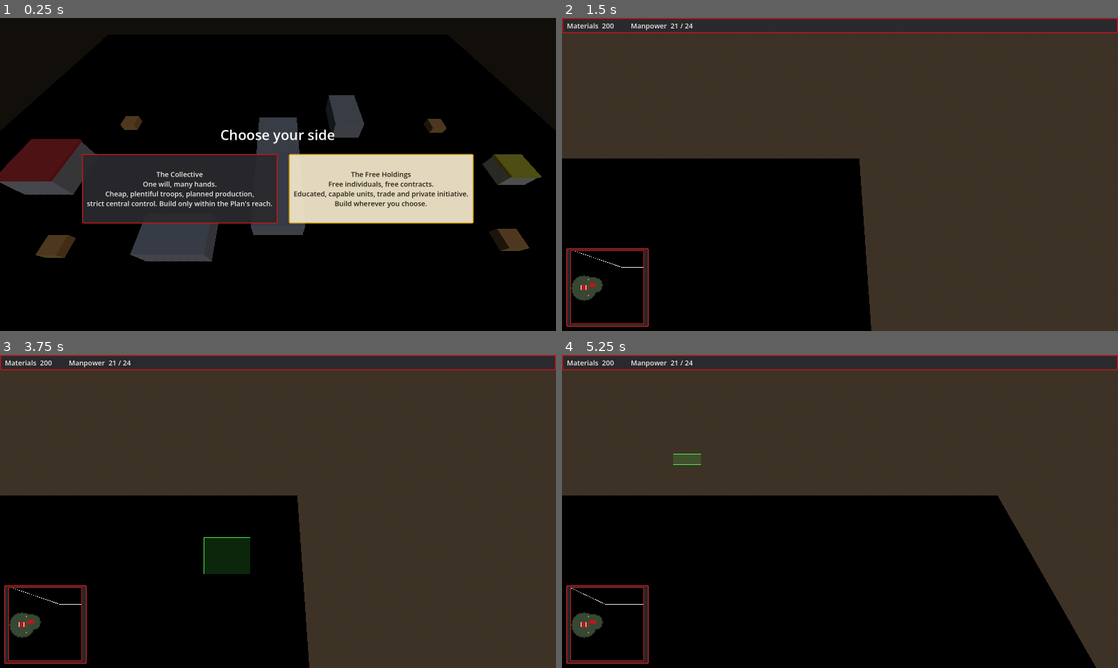
Above: before the commit, frames 1-4 (two rows, left to right).
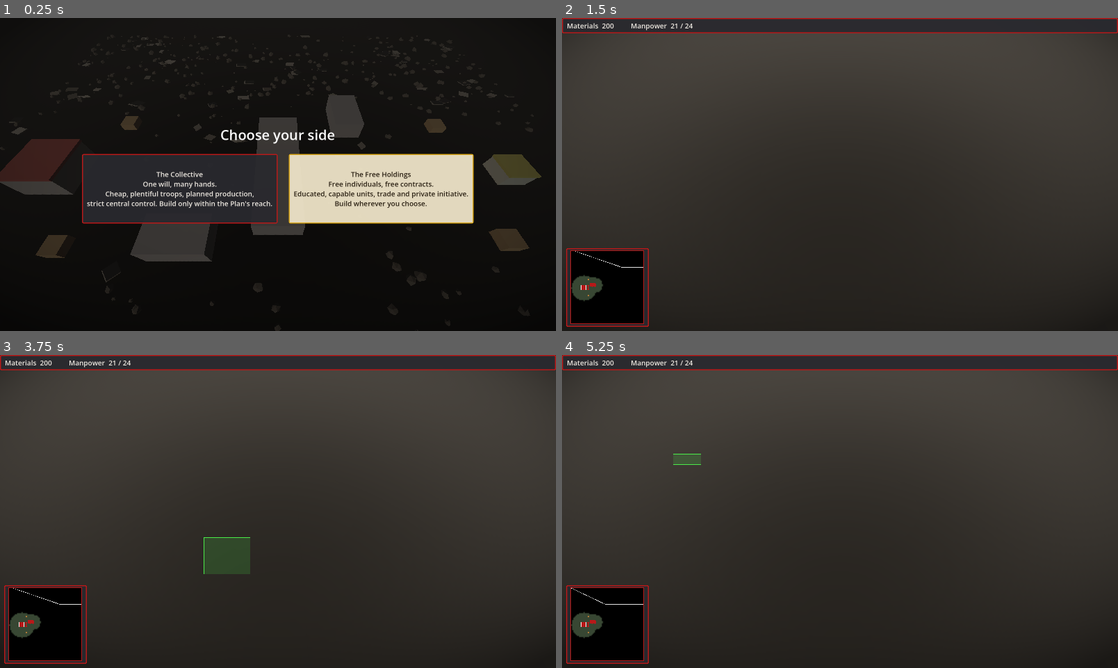
Above: after the commit, the same moments.

Repository: zhqgitc/rtsGameSpike
Game: Godot game, scene res://scenes/main.tscn
Two runs of this game, one before a commit and one after it. Both use one fixed random seed, a clock stepped at 60 frames per second and the inputs below.
Inputs (mouse positions are in pixels of both pictures, inside the frame that each line leads up to):
- Up to frame 1 (0.25 s): no input
- Up to frame 2 (1.5 s): click "The Collective One will, many…" at 0.5 s; tap Enter at 1.25 s; drag from (606, 287) to (895, 105) at 1.27 s
- Up to frame 3 (3.75 s): tap Space at 2 s; drag from (166, 527) to (250, 574) at 2.02 s; move the mouse to (333, 442) at 2.77 s; hold D 2.78-3.5 s; tap 1 at 2.85 s; click (333, 442) at 2.92 s; tap Enter at 3.5 s; drag from (250, 574) to (111, 464) at 3.52 s
- Up to frame 4 (5.25 s): move the mouse to (1006, 558) at 4.27 s; hold A 4.28-5 s; tap 1 at 4.35 s; click (1006, 558) at 4.42 s; drag from (673, 464) to (756, 433) at 5.02 s

The runs differ from the first frame. In frame 1, 3.8% of the frame differs, in the area x 0-96%, y 5-100%; in frame 2, 30%; in frame 3, 30%; in frame 4, 46%, in the area x 0-100%, y 4-100%.

Commit message:
G1: gritty, desaturated world look
Atmosphere node sets up an overcast procedural sky, distance haze, a low warm sun with soft shadows, SSAO, desaturated grading and a vignette (all tunable constants). Terrain gets a procedural world-space shader (ash, dirt and dust patches, grain, detail normals, faint grid) built from generated noise textures, replacing the green placeholder grid. Props scatters rocks and broken concrete slabs in clusters with MultiMesh chunks that the fog of war hides until explored. The map ends in a black border that the haze turns into the horizon.

Co-Authored-By: Claude Sonnet 5.5 <noreply@anthropic.com>

Diff:
--- /dev/null
+++ b/assets/shaders/terrain.gdshader
@@ -0,0 +1,49 @@
+// Ground: scorched, dusty earth. Colour comes from large and small noise
+// sampled in world space (so the same material continues seamlessly onto the
+// skirt around the map), with a faint gameplay grid on top.
+shader_type spatial;
+render_mode diffuse_burley;
+
+uniform sampler2D macro_noise : repeat_enable, filter_linear_mipmap;
+uniform sampler2D detail_noise : repeat_enable, filter_linear_mipmap;
+uniform sampler2D detail_normal : hint_normal, repeat_enable, filter_linear_mipmap;
+
+uniform vec3 ash_color : source_color = vec3(0.15, 0.148, 0.14);
+uniform vec3 dirt_color : source_color = vec3(0.25, 0.225, 0.19);
+uniform vec3 dust_color : source_color = vec3(0.34, 0.32, 0.28);
+
+uniform float macro_scale = 0.011;   // 1 / metres per macro tile
+uniform float detail_scale = 0.32;   // 1 / metres per detail tile
+uniform float grid_size = 4.0;       // metres per grid cell
+uniform float grid_strength = 0.13;  // 0 = no grid
+
+varying vec3 world_pos;
+
+void vertex() {
+	world_pos = (MODEL_MATRIX * vec4(VERTEX, 1.0)).xyz;
+}
+
+void fragment() {
+	vec2 uv = world_pos.xz;
+	float macro = texture(macro_noise, uv * macro_scale).r;
+	float macro_b = texture(macro_noise, uv * macro_scale * 2.7 + vec2(17.0, 31.0)).r;
+	float detail = texture(detail_noise, uv * detail_scale).r;
+
+	// Patches of ash, bare dirt and pale dust.
+	vec3 base = mix(ash_color, dirt_color, smoothstep(0.25, 0.75, macro));
+	base = mix(base, dust_color, smoothstep(0.55, 0.95, macro_b) * 0.45);
+	// Fine grain so the ground never looks flat up close.
+	base *= 0.64 + detail * 0.72;
+
+	// Faint grid, anti-aliased by the screen-space derivative.
+	vec2 cell = uv / grid_size;
+	vec2 g = abs(fract(cell - 0.5) - 0.5) / max(fwidth(cell), vec2(0.0001));
+	float line = 1.0 - clamp(min(g.x, g.y), 0.0, 1.0);
+	base *= 1.0 - line * grid_strength;
+
+	ALBEDO = base;
+	ROUGHNESS = 0.96;
+	SPECULAR = 0.18;
+	NORMAL_MAP = texture(detail_normal, uv * detail_scale).rgb;
+	NORMAL_MAP_DEPTH = 0.9;
+}
--- a/scenes/main.tscn
+++ b/scenes/main.tscn
@@ -14,17 +14,9 @@
 [ext_resource type="Script" path="res://scripts/sim/match_rules.gd" id="14"]
 [ext_resource type="Script" path="res://scripts/ui/hud/end_screen.gd" id="15"]
 [ext_resource type="Script" path="res://scripts/ai/ai_controller.gd" id="16"]
+[ext_resource type="Script" path="res://scripts/world/atmosphere.gd" id="17"]
+[ext_resource type="Script" path="res://scripts/world/props.gd" id="18"]
 
-[sub_resource type="ProceduralSkyMaterial" id="sky_mat"]
-
-[sub_resource type="Sky" id="sky"]
-sky_material = SubResource("sky_mat")
-
-[sub_resource type="Environment" id="env"]
-background_mode = 2
-sky = SubResource("sky")
-ambient_light_source = 3
-tonemap_mode = 2
 
 [node name="Main" type="Node3D"]
 script = ExtResource("1")
@@ -33,11 +25,16 @@
 script = ExtResource("9")
 
 [node name="WorldEnvironment" type="WorldEnvironment" parent="."]
-environment = SubResource("env")
 
 [node name="Sun" type="DirectionalLight3D" parent="."]
 transform = Transform3D(0.866, -0.25, 0.433, 0, 0.866, 0.5, -0.5, -0.433, 0.75, 0, 20, 0)
 shadow_enabled = true
+
+[node name="Atmosphere" type="Node" parent="."]
+script = ExtResource("17")
+
+[node name="Props" type="Node3D" parent="."]
+script = ExtResource("18")
 
 [node name="Terrain" type="NavigationRegion3D" parent="."]
 script = ExtResource("2")
--- a/scripts/main.gd
+++ b/scripts/main.gd
@@ -29,6 +29,7 @@
 	_setup_libertarians()
 	# Buildings and deposits are new obstacles: bake them into the navmesh.
 	_terrain.rebake()
+	_scatter_props()
 
 
 func _setup_collectivists() -> void:
@@ -63,6 +64,22 @@
 	unit.add_child(bar)
 	bar.attach(unit, unit.def.size.y + 0.6)
 	($FogPresenter as FogPresenter).apply_to_unit(unit)
+
+
+## Decorative debris goes everywhere except around bases, deposits and walls.
+func _scatter_props() -> void:
+	var clear: Array[Rect2] = []
+	for node in _buildings.get_children():
+		var building := node as Building
+		if building != null:
+			clear.append(building.footprint().grow(8.0 if building.def.is_hq else 3.0))
+	for node in _deposits.get_children():
+		var deposit := node as ResourceNode
+		if deposit != null:
+			clear.append(Rect2(Vector2(deposit.position.x, deposit.position.z) - Vector2.ONE * 3.5, Vector2.ONE * 7.0))
+	for obstacle in _terrain.obstacles:
+		clear.append(obstacle.grow(2.0))
+	($Props as Props).scatter(_terrain.map_size, clear)
 
 
 ## Start the view on the chosen faction's HQ.
--- /dev/null
+++ b/scripts/world/atmosphere.gd
@@ -0,0 +1,98 @@
+class_name Atmosphere
+extends Node
+## The mood of the world: a low, weak sun, an overcast sky, haze that swallows
+## the distance, desaturated grading, ambient occlusion and a soft vignette.
+## All the numbers are constants at the top so the look is easy to tune.
+
+# Sky and haze (the horizon colour and the fog colour match, so the far edge of
+# the world dissolves instead of showing a seam).
+const SKY_TOP := Color(0.24, 0.26, 0.29)
+const SKY_HORIZON := Color(0.50, 0.47, 0.43)
+const GROUND_HORIZON := Color(0.50, 0.47, 0.43)
+const GROUND_BOTTOM := Color(0.24, 0.22, 0.20)
+const FOG_COLOR := Color(0.47, 0.44, 0.40)
+const FOG_DENSITY := 0.0042
+
+# Light.
+const SUN_COLOR := Color(1.0, 0.88, 0.74)
+const SUN_ENERGY := 1.25
+const SUN_ROTATION := Vector3(-36.0, -32.0, 0.0)
+const AMBIENT_ENERGY := 0.7
+
+# Grading.
+const SATURATION := 0.68
+const CONTRAST := 1.1
+const VIGNETTE_STRENGTH := 0.5
+
+
+func _ready() -> void:
+	var world_environment := get_node("../WorldEnvironment") as WorldEnvironment
+	world_environment.environment = _make_environment()
+	_set_up_sun(get_node("../Sun") as DirectionalLight3D)
+	_add_vignette()
+
+
+func _make_environment() -> Environment:
+	var sky_material := ProceduralSkyMaterial.new()
+	sky_material.sky_top_color = SKY_TOP
+	sky_material.sky_horizon_color = SKY_HORIZON
+	sky_material.sky_curve = 0.18
+	sky_material.ground_horizon_color = GROUND_HORIZON
+	sky_material.ground_bottom_color = GROUND_BOTTOM
+	sky_material.ground_curve = 0.1
+	sky_material.sun_angle_max = 1.0
+	sky_material.use_debanding = true
+	var sky := Sky.new()
+	sky.sky_material = sky_material
+
+	var env := Environment.new()
+	env.background_mode = Environment.BG_SKY
+	env.sky = sky
+	env.ambient_light_source = Environment.AMBIENT_SOURCE_SKY
+	env.ambient_light_energy = AMBIENT_ENERGY
+	env.tonemap_mode = Environment.TONE_MAPPER_FILMIC
+	env.adjustment_enabled = true
+	env.adjustment_saturation = SATURATION
+	env.adjustment_contrast = CONTRAST
+	env.ssao_enabled = true
+	env.ssao_radius = 1.6
+	env.ssao_intensity = 2.2
+	env.fog_enabled = true
+	env.fog_light_color = FOG_COLOR
+	env.fog_density = FOG_DENSITY
+	env.fog_sky_affect = 0.6
+	return env
+
+
+func _set_up_sun(sun: DirectionalLight3D) -> void:
+	sun.rotation_degrees = SUN_ROTATION
+	sun.light_color = SUN_COLOR
+	sun.light_energy = SUN_ENERGY
+	sun.shadow_enabled = true
+	sun.shadow_blur = 1.4
+	sun.directional_shadow_max_distance = 160.0
+
+
+## A dark rim around the screen. Sits below the HUD and ignores the mouse.
+func _add_vignette() -> void:
+	var layer := CanvasLayer.new()
+	layer.layer = 0
+	var shader := Shader.new()
+	shader.code = """
+shader_type canvas_item;
+uniform float strength = 0.5;
+void fragment() {
+	vec2 p = UV - vec2(0.5);
+	float d = dot(p, p) * 2.2;
+	COLOR = vec4(0.0, 0.0, 0.0, clamp(d * d, 0.0, 1.0) * strength);
+}
+"""
+	var material := ShaderMaterial.new()
+	material.shader = shader
+	material.set_shader_parameter("strength", VIGNETTE_STRENGTH)
+	var rect := ColorRect.new()
+	rect.material = material
+	rect.mouse_filter = Control.MOUSE_FILTER_IGNORE
+	rect.set_anchors_preset(Control.PRESET_FULL_RECT)
+	layer.add_child(rect)
+	add_child(layer)
--- a/scripts/world/fog_presenter.gd
+++ b/scripts/world/fog_presenter.gd
@@ -6,15 +6,19 @@
 ## own things are always shown.
 
 const OVERLAY_HEIGHT := 0.06
+## How far the black border extends beyond the map.
+const BORDER_REACH := 450.0
 
 var _fog: FogOfWar
 var _terrain: Terrain
+var _props: Props
 var _session: Session
 
 
 func _ready() -> void:
 	_fog = get_node("../Fog")
 	_terrain = get_node("../Terrain")
+	_props = get_node("../Props")
 	_session = get_node("../Session")
 	_build_overlay()
 	_fog.updated.connect(apply)
@@ -32,6 +36,9 @@
 			deposit.visible = _fog.is_explored_at(deposit.global_position)
 	for i in _terrain.obstacle_meshes.size():
 		_terrain.obstacle_meshes[i].visible = _fog.best_state_in(_terrain.obstacles[i]) != FogOfWar.State.UNEXPLORED
+	# Debris chunks appear once their patch of ground has been explored.
+	for i in _props.chunk_roots.size():
+		_props.chunk_roots[i].visible = _fog.best_state_in(_props.chunk_rects[i]) != FogOfWar.State.UNEXPLORED
 
 
 ## Used for units that have just been created, so an enemy unit does not
@@ -69,3 +76,30 @@
 	overlay.cast_shadow = GeometryInstance3D.SHADOW_CASTING_SETTING_OFF
 	overlay.position.y = OVERLAY_HEIGHT
 	add_child(overlay)
+	_build_border()
+
+
+## Solid black beyond the edge of the map, so the world simply ends there; the
+## distance haze turns the far side of it into the horizon.
+func _build_border() -> void:
+	var material := StandardMaterial3D.new()
+	material.albedo_color = Color.BLACK
+	material.shading_mode = BaseMaterial3D.SHADING_MODE_UNSHADED
+	var half := _terrain.map_size * 0.5
+	var reach := BORDER_REACH
+	# Four slabs around the map: left, right (full height), top, bottom (map width).
+	var slabs := [
+		[Vector2(-half.x - reach * 0.5, 0.0), Vector2(reach, _terrain.map_size.y + reach * 2.0)],
+		[Vector2(half.x + reach * 0.5, 0.0), Vector2(reach, _terrain.map_size.y + reach * 2.0)],
+		[Vector2(0.0, -half.y - reach * 0.5), Vector2(_terrain.map_size.x, reach)],
+		[Vector2(0.0, half.y + reach * 0.5), Vector2(_terrain.map_size.x, reach)],
+	]
+	for slab in slabs:
+		var mesh := PlaneMesh.new()
+		mesh.size = slab[1]
+		var instance := MeshInstance3D.new()
+		instance.mesh = mesh
+		instance.material_override = material
+		instance.cast_shadow = GeometryInstance3D.SHADOW_CASTING_SETTING_OFF
+		instance.position = Vector3(slab[0].x, OVERLAY_HEIGHT, slab[0].y)
+		add_child(instance)
--- /dev/null
+++ b/scripts/world/props.gd
@@ -0,0 +1,155 @@
+class_name Props
+extends Node3D
+## Battlefield debris: scattered rocks and broken concrete slabs, in clusters,
+## kept away from bases, deposits and walls. Purely decorative (no collision,
+## not part of the navigation mesh). Grouped in chunks so the fog of war can
+## hide the ones the player has not explored.
+
+const CHUNK_SIZE := 16.0
+## Debris density rises from nothing at a cleared area's edge to normal this far out.
+const CLEAR_FADE := 14.0
+const ROCK_COUNT := 650
+const SLAB_COUNT := 140
+const ICOSAHEDRON_FACES: Array[Array] = [
+	[0, 11, 5], [0, 5, 1], [0, 1, 7], [0, 7, 10], [0, 10, 11],
+	[1, 5, 9], [5, 11, 4], [11, 10, 2], [10, 7, 6], [7, 1, 8],
+	[3, 9, 4], [3, 4, 2], [3, 2, 6], [3, 6, 8], [3, 8, 9],
+	[4, 9, 5], [2, 4, 11], [6, 2, 10], [8, 6, 7], [9, 8, 1],
+]
+
+## One entry per chunk, aligned: its ground rectangle and the node holding its props.
+var chunk_rects: Array[Rect2] = []
+var chunk_roots: Array[Node3D] = []
+
+var _rng := RandomNumberGenerator.new()
+
+
+## Scatter props over the map, avoiding the given ground rectangles.
+func scatter(map_size: Vector2, exclusions: Array[Rect2]) -> void:
+	for root in chunk_roots:
+		root.queue_free()
+	chunk_rects.clear()
+	chunk_roots.clear()
+	_rng.seed = 7
+
+	var cols := ceili(map_size.x / CHUNK_SIZE)
+	var rows := ceili(map_size.y / CHUNK_SIZE)
+	var origin := -map_size * 0.5
+	# Per chunk: transforms and colours for rocks and slabs.
+	var rocks: Array = []
+	var slabs: Array = []
+	for i in cols * rows:
+		rocks.append([])
+		slabs.append([])
+
+	var clusters := FastNoiseLite.new()
+	clusters.frequency = 0.035
+	clusters.seed = 3
+	_collect(ROCK_COUNT, map_size, origin, cols, rows, clusters, exclusions, rocks, false)
+	_collect(SLAB_COUNT, map_size, origin, cols, rows, clusters, exclusions, slabs, true)
+
+	var rock_mesh := _make_rock_mesh()
+	var slab_mesh := BoxMesh.new()
+	slab_mesh.size = Vector3.ONE
+	var rock_material := _make_material(Color(0.2, 0.19, 0.175))
+	var slab_material := _make_material(Color(0.36, 0.35, 0.33))
+
+	for row in rows:
+		for col in cols:
+			var index := row * cols + col
+			var chunk_origin := origin + Vector2(col, row) * CHUNK_SIZE
+			var root := Node3D.new()
+			add_child(root)
+			chunk_roots.append(root)
+			chunk_rects.append(Rect2(chunk_origin, Vector2(CHUNK_SIZE, CHUNK_SIZE)))
+			_add_multimesh(root, rock_mesh, rock_material, rocks[index])
+			_add_multimesh(root, slab_mesh, slab_material, slabs[index])
+
+
+func _collect(count: int, map_size: Vector2, origin: Vector2, cols: int, rows: int, clusters: FastNoiseLite, exclusions: Array[Rect2], into: Array, slab: bool) -> void:
+	var placed := 0
+	var attempts := 0
+	while placed < count and attempts < count * 12:
+		attempts += 1
+		var x := _rng.randf_range(origin.x + 1.0, origin.x + map_size.x - 1.0)
+		var z := _rng.randf_range(origin.y + 1.0, origin.y + map_size.y - 1.0)
+		# Props thin out gradually towards cleared areas instead of stopping at a line.
+		var clearance := _clearance_weight(Vector2(x, z), exclusions)
+		# Props gather in clusters rather than spreading evenly.
+		var density := clampf(clusters.get_noise_2d(x, z) + 0.65, 0.08, 1.0) * clearance
+		if _rng.randf() > density:
+			continue
+		var col := clampi(floori((x - origin.x) / CHUNK_SIZE), 0, cols - 1)
+		var row := clampi(floori((z - origin.y) / CHUNK_SIZE), 0, rows - 1)
+		into[row * cols + col].append(_slab_transform(x, z) if slab else _rock_transform(x, z))
+		placed += 1
+
+
+func _rock_transform(x: float, z: float) -> Transform3D:
+	var size := _rng.randf_range(0.22, 1.05)
+	var basis := Basis.from_euler(Vector3(_rng.randf_range(-0.25, 0.25), _rng.randf_range(0.0, TAU), _rng.randf_range(-0.25, 0.25)))
+	basis = basis.scaled(Vector3(size, size * _rng.randf_range(0.5, 0.95), size * _rng.randf_range(0.8, 1.2)))
+	return Transform3D(basis, Vector3(x, size * 0.12, z))
+
+
+func _slab_transform(x: float, z: float) -> Transform3D:
+	var basis := Basis.from_euler(Vector3(_rng.randf_range(-0.22, 0.22), _rng.randf_range(0.0, TAU), _rng.randf_range(-0.22, 0.22)))
+	basis = basis.scaled(Vector3(_rng.randf_range(1.2, 3.2), _rng.randf_range(0.16, 0.3), _rng.randf_range(0.9, 2.2)))
+	return Transform3D(basis, Vector3(x, 0.08, z))
+
+
+## 0 inside a cleared rectangle, rising to 1 at CLEAR_FADE metres away from all of them.
+func _clearance_weight(point: Vector2, exclusions: Array[Rect2]) -> float:
+	var nearest := INF
+	for rect in exclusions:
+		var dx := maxf(maxf(rect.position.x - point.x, 0.0), point.x - rect.end.x)
+		var dy := maxf(maxf(rect.position.y - point.y, 0.0), point.y - rect.end.y)
+		nearest = minf(nearest, sqrt(dx * dx + dy * dy))
+	return clampf(nearest / CLEAR_FADE, 0.0, 1.0)
+
+
+func _make_material(color: Color) -> StandardMaterial3D:
+	var material := StandardMaterial3D.new()
+	material.albedo_color = color
+	material.roughness = 0.95
+	return material
+
+
+func _add_multimesh(root: Node3D, mesh: Mesh, material: Material, items: Array) -> void:
+	if items.is_empty():
+		return
+	var multimesh := MultiMesh.new()
+	multimesh.transform_format = MultiMesh.TRANSFORM_3D
+	multimesh.mesh = mesh
+	multimesh.instance_count = items.size()
+	for i in items.size():
+		multimesh.set_instance_transform(i, items[i])
+	var instance := MultiMeshInstance3D.new()
+	instance.multimesh = multimesh
+	instance.material_override = material
+	root.add_child(instance)
+
+
+## A rough, low-poly rock: a squashed icosahedron with jittered corners and
+## flat-shaded faces.
+func _make_rock_mesh() -> ArrayMesh:
+	var t := (1.0 + sqrt(5.0)) * 0.5
+	var corners: Array[Vector3] = [
+		Vector3(-1, t, 0), Vector3(1, t, 0), Vector3(-1, -t, 0), Vector3(1, -t, 0),
+		Vector3(0, -1, t), Vector3(0, 1, t), Vector3(0, -1, -t), Vector3(0, 1, -t),
+		Vector3(t, 0, -1), Vector3(t, 0, 1), Vector3(-t, 0, -1), Vector3(-t, 0, 1),
+	]
+	var rng := RandomNumberGenerator.new()
+	rng.seed = 99
+	for i in corners.size():
+		corners[i] = corners[i].normalized() * rng.randf_range(0.72, 1.12)
+	var surface := SurfaceTool.new()
+	surface.begin(Mesh.PRIMITIVE_TRIANGLES)
+	surface.set_smooth_group(-1)
+	for face in ICOSAHEDRON_FACES:
+		# Reversed so the faces point outwards in Godot's winding order.
+		surface.add_vertex(corners[face[0]])
+		surface.add_vertex(corners[face[2]])
+		surface.add_vertex(corners[face[1]])
+	surface.generate_normals()
+	return surface.commit()
--- a/scripts/world/terrain.gd
+++ b/scripts/world/terrain.gd
@@ -31,7 +31,7 @@
 	plane.size = map_size
 	var ground := MeshInstance3D.new()
 	ground.mesh = plane
-	ground.material_override = _make_grid_material()
+	ground.material_override = TerrainMaterial.create(tile_size)
 	add_child(ground)
 
 	var concrete := StandardMaterial3D.new()
@@ -93,19 +93,3 @@
 	nav.geometry_source_group_name = NAV_SOURCE_GROUP
 	nav.agent_radius = 0.5
 	navigation_mesh = nav
-
-
-func _make_grid_material() -> StandardMaterial3D:
-	var img := Image.create(64, 64, true, Image.FORMAT_RGB8)
-	img.fill(Color(0.32, 0.38, 0.27))
-	var line := Color(0.24, 0.29, 0.2)
-	for i in 64:
-		for t in 2:
-			img.set_pixel(i, t, line)
-			img.set_pixel(t, i, line)
-	img.generate_mipmaps()
-	var mat := StandardMaterial3D.new()
-	mat.albedo_texture = ImageTexture.create_from_image(img)
-	mat.uv1_scale = Vector3(map_size.x / tile_size, map_size.y / tile_size, 1.0)
-	mat.roughness = 1.0
-	return mat
--- /dev/null
+++ b/scripts/world/terrain_material.gd
@@ -0,0 +1,35 @@
+class_name TerrainMaterial
+extends RefCounted
+## Builds the ground material: the terrain shader plus its generated noise
+## textures. Everything is procedural, so there are no image assets to license.
+
+const SHADER := preload("res://assets/shaders/terrain.gdshader")
+const TEXTURE_SIZE := 512
+
+
+static func create(grid_size: float) -> ShaderMaterial:
+	var material := ShaderMaterial.new()
+	material.shader = SHADER
+	material.set_shader_parameter("macro_noise", _noise(0.006, 4, 11, false))
+	material.set_shader_parameter("detail_noise", _noise(0.05, 3, 23, false))
+	material.set_shader_parameter("detail_normal", _noise(0.08, 3, 37, true))
+	material.set_shader_parameter("grid_size", grid_size)
+	return material
+
+
+static func _noise(frequency: float, octaves: int, noise_seed: int, as_normal_map: bool) -> NoiseTexture2D:
+	var noise := FastNoiseLite.new()
+	noise.noise_type = FastNoiseLite.TYPE_SIMPLEX_SMOOTH
+	noise.frequency = frequency
+	noise.fractal_octaves = octaves
+	noise.seed = noise_seed
+	var texture := NoiseTexture2D.new()
+	texture.noise = noise
+	texture.width = TEXTURE_SIZE
+	texture.height = TEXTURE_SIZE
+	texture.seamless = true
+	texture.normalize = true
+	if as_normal_map:
+		texture.as_normal_map = true
+		texture.bump_strength = 5.0
+	return texture
Not shown, added: assets/shaders/terrain.gdshader.uid
Not shown: 1 places in scenes/main.tscn that only renumber resources
Not shown, added: scripts/world/atmosphere.gd.uid
Not shown, added: scripts/world/props.gd.uid
Not shown, added: scripts/world/terrain_material.gd.uid
Not shown, changed: CLAUDE.md
Not shown, changed: PLAN.md
